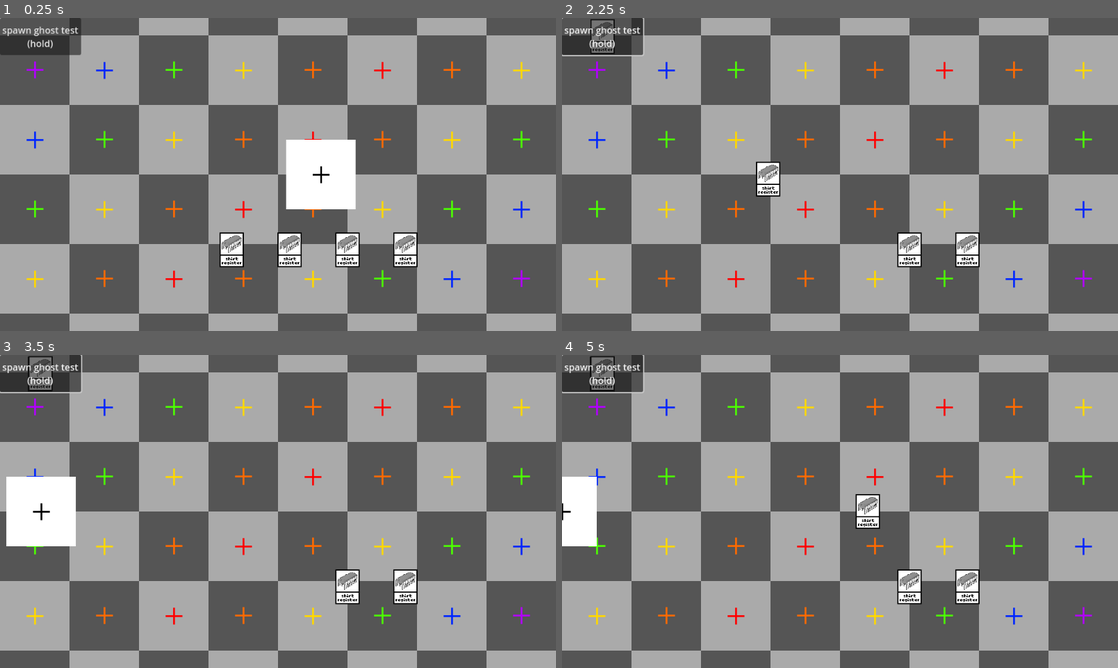
Above: before the commit, frames 1-4 (two rows, left to right).
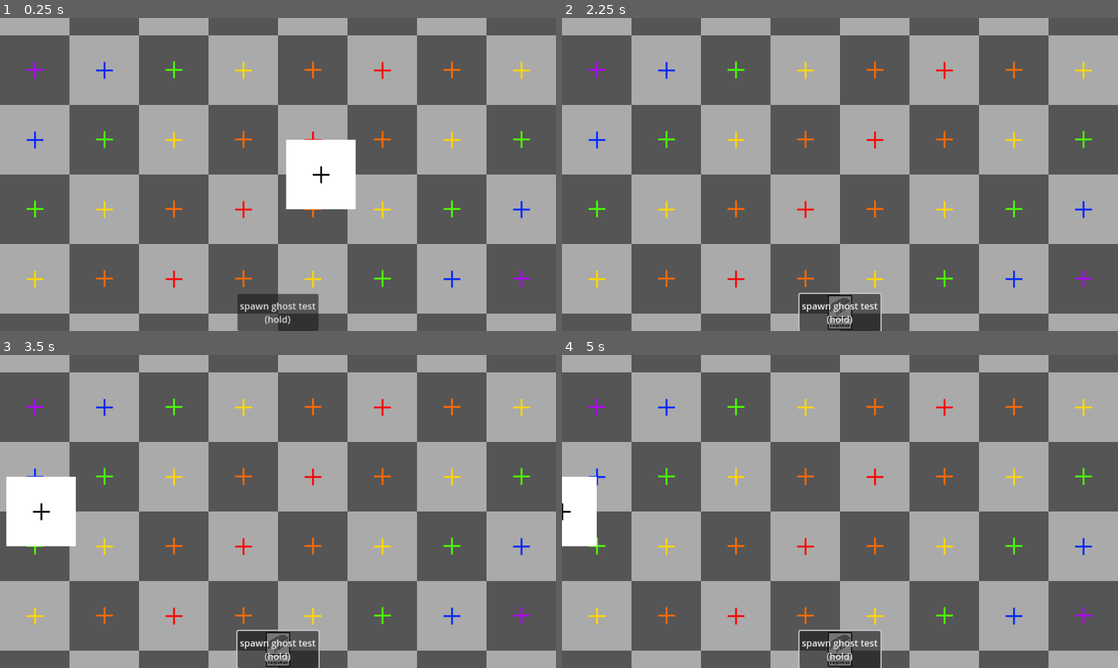
Above: after the commit, the same moments.

Repository: NobleMetalLabs/the-genesis-gambit
Game: Godot game, scene res://scn/tests/test.tscn
Same seed, same stepped clock (60 frames per second), same inputs: the game is played once before the commit and once after it.
Inputs (mouse positions are in pixels of both pictures, inside the frame that each line leads up to):
- Up to frame 1 (0.25 s): no input
- Up to frame 2 (2.25 s): click "spawn ghost test (hold)" at 0.5 s; drag from (795, 249) to (967, 249) at 1.27 s; drag from (851, 249) to (600, 36) at 2.02 s
- Up to frame 3 (3.5 s): move the mouse to (344, 586) at 2.77 s; tap Ctrl at 2.85 s; click (344, 586) at 2.92 s
- Up to frame 4 (5 s): drag from (967, 586) to (600, 373) at 3.52 s; drag from (600, 373) to (867, 511) at 4.27 s

The runs differ from the first frame. In frame 1, 5.1% of the frame differs, in the area x 0-76%, y 0-100%; in frame 2, 4.8%; in frame 3, 4.3%; in frame 4, 4.8%.

Commit message:
Revisions

Diff:
--- a/scn/ClientUI.tscn
+++ b/scn/ClientUI.tscn
@@ -2,14 +2,28 @@
 
 [ext_resource type="Script" path="res://src/ClientUI.gd" id="1_68p1r"]
 
-[node name="ClientUI" type="Node2D"]
+[node name="CLIENT-UI" type="Control"]
+layout_mode = 3
+anchors_preset = 15
+anchor_right = 1.0
+anchor_bottom = 1.0
+grow_horizontal = 2
+grow_vertical = 2
 script = ExtResource("1_68p1r")
 
 [node name="Button" type="Button" parent="."]
-offset_right = 128.0
-offset_bottom = 64.0
+layout_mode = 1
+anchors_preset = 7
+anchor_left = 0.5
+anchor_top = 1.0
+anchor_right = 0.5
+anchor_bottom = 1.0
+offset_left = -70.0
+offset_top = -64.0
+offset_right = 70.0
+grow_horizontal = 2
+grow_vertical = 0
 text = "spawn ghost test
 (hold)"
 
 [connection signal="button_down" from="Button" to="." method="_on_button_button_down"]
-[connection signal="pressed" from="Button" to="." method="_on_button_pressed"]
--- a/scn/Gamefield.tscn
+++ b/scn/Gamefield.tscn
@@ -3,7 +3,7 @@
 [ext_resource type="Script" path="res://src/GamefieldManager.gd" id="1_7wimk"]
 [ext_resource type="Script" path="res://src/Gamefield.gd" id="1_bhmi3"]
 
-[node name="Gamefield" type="Node2D"]
+[node name="GAMEFIELD" type="Node2D"]
 script = ExtResource("1_bhmi3")
 
 [node name="GamefieldManager" type="Node" parent="."]
--- a/scn/tests/test.tscn
+++ b/scn/tests/test.tscn
@@ -1,15 +1,14 @@
-[gd_scene load_steps=7 format=3 uid="uid://b5jfg1sr4d0r1"]
+[gd_scene load_steps=6 format=3 uid="uid://b5jfg1sr4d0r1"]
 
 [ext_resource type="Texture2D" uid="uid://cf7gm8mm2duvp" path="res://ast/image/ui/tex.png" id="1_fcxgx"]
 [ext_resource type="Texture2D" uid="uid://d3jr225lwia3f" path="res://scn/tests/thing.png" id="2_bisxq"]
 [ext_resource type="Script" path="res://scn/tests/Thing.gd" id="3_d6e12"]
 [ext_resource type="PackedScene" uid="uid://ct78rnvd5iwus" path="res://scn/Gamefield.tscn" id="4_2sf5u"]
-[ext_resource type="Script" path="res://scn/tests/test_card_creator.gd" id="5_mdn41"]
 [ext_resource type="PackedScene" uid="uid://b4fmewjxtuggy" path="res://scn/ClientUI.tscn" id="5_vofwa"]
 
-[node name="Node2D" type="Node2D"]
+[node name="TEST" type="Node"]
 
-[node name="Uv" type="Sprite2D" parent="."]
+[node name="BG" type="Sprite2D" parent="."]
 position = Vector2(480, 270)
 texture = ExtResource("1_fcxgx")
 
@@ -18,9 +17,8 @@
 texture = ExtResource("2_bisxq")
 script = ExtResource("3_d6e12")
 
-[node name="Gamefield" parent="." instance=ExtResource("4_2sf5u")]
+[node name="GAMEFIELD" parent="." instance=ExtResource("4_2sf5u")]
+unique_name_in_owner = true
 
-[node name="ClientUI" parent="." instance=ExtResource("5_vofwa")]
-
-[node name="test_card_creator" type="Node" parent="."]
-script = ExtResource("5_mdn41")
+[node name="CLIENT-UI" parent="." instance=ExtResource("5_vofwa")]
+unique_name_in_owner = true
--- a/scn/tests/test_card_creator.gd
+++ /dev/null
@@ -1,11 +0,0 @@
-extends Node
-
-var shift_reg_meta : CardMetadata = preload("res://ast/cards/ShiftRegister.tres")
-
-func _ready() -> void:
-	var gamefield_manager : GamefieldManager = get_parent().get_node("Gamefield").get_node("GamefieldManager")
-
-	gamefield_manager.place_card(null, shift_reg_meta, Vector2(400, 400))
-	gamefield_manager.place_card(null, shift_reg_meta, Vector2(500, 400))
-	gamefield_manager.place_card(null, shift_reg_meta, Vector2(600, 400))
-	gamefield_manager.place_card(null, shift_reg_meta, Vector2(700, 400))
--- a/src/CardInstance.gd
+++ b/src/CardInstance.gd
@@ -1,5 +1,5 @@
 class_name CardInstance
-extends Node
+extends Node2D
 
 var gamefield : Gamefield
 var metadata : CardMetadata
--- a/src/ClientUI.gd
+++ b/src/ClientUI.gd
@@ -1,4 +1,5 @@
-extends Node2D
+class_name ClientUI
+extends Control
 
 @onready var temp_card_scn : PackedScene = preload("res://scn/objects/TempCard.tscn")
 
@@ -7,6 +8,5 @@
 
 func _on_button_button_down() -> void:
 	var new_temp_card : TempCard = temp_card_scn.instantiate()
-	new_temp_card.position = get_global_mouse_position()
 	new_temp_card.metadata = shift_reg_meta
-	add_child(new_temp_card, true)
+	self.add_child(new_temp_card, true)
--- a/src/GamefieldManager.gd
+++ b/src/GamefieldManager.gd
@@ -10,6 +10,12 @@
 func load_gamefield_state(_state: GamefieldState) -> void:
 	pass
 
+func get_own_player() -> Player:
+	#for player in gamefield.players:
+	#	if player.something == this_client:
+	#	return player
+	return null
+
 func place_card(player : Player, metadata : CardMetadata, position : Vector2) -> void:
 	var new_card : CardInstance = card_scn.instantiate()
 	new_card.metadata = metadata
--- a/src/TempCard.gd
+++ b/src/TempCard.gd
@@ -2,19 +2,18 @@
 extends Node2D
 
 var metadata : CardMetadata
+var gamefield_manager : GamefieldManager
 @onready var sprite : Sprite2D = $Sprite2D
 
-var gamefield_manager : GamefieldManager
-
-func _ready():
+func _ready() -> void:
+	gamefield_manager = get_parent().get_node("%GAMEFIELD").manager
 	sprite.texture = metadata.image
-	gamefield_manager = get_parent().get_parent().get_node("Gamefield").get_node("GamefieldManager")
 
 func _input(event : InputEvent) -> void:
 	if not event is InputEventMouseButton: return
 	if event.button_index == MOUSE_BUTTON_LEFT and !event.pressed:
-		gamefield_manager.place_card(null, metadata, global_position)
-		queue_free()
+		gamefield_manager.place_card(gamefield_manager.get_own_player(), metadata, global_position)
+		self.queue_free()
 
 func _process(_delta : float) -> void:
 	position = get_global_mouse_position()
